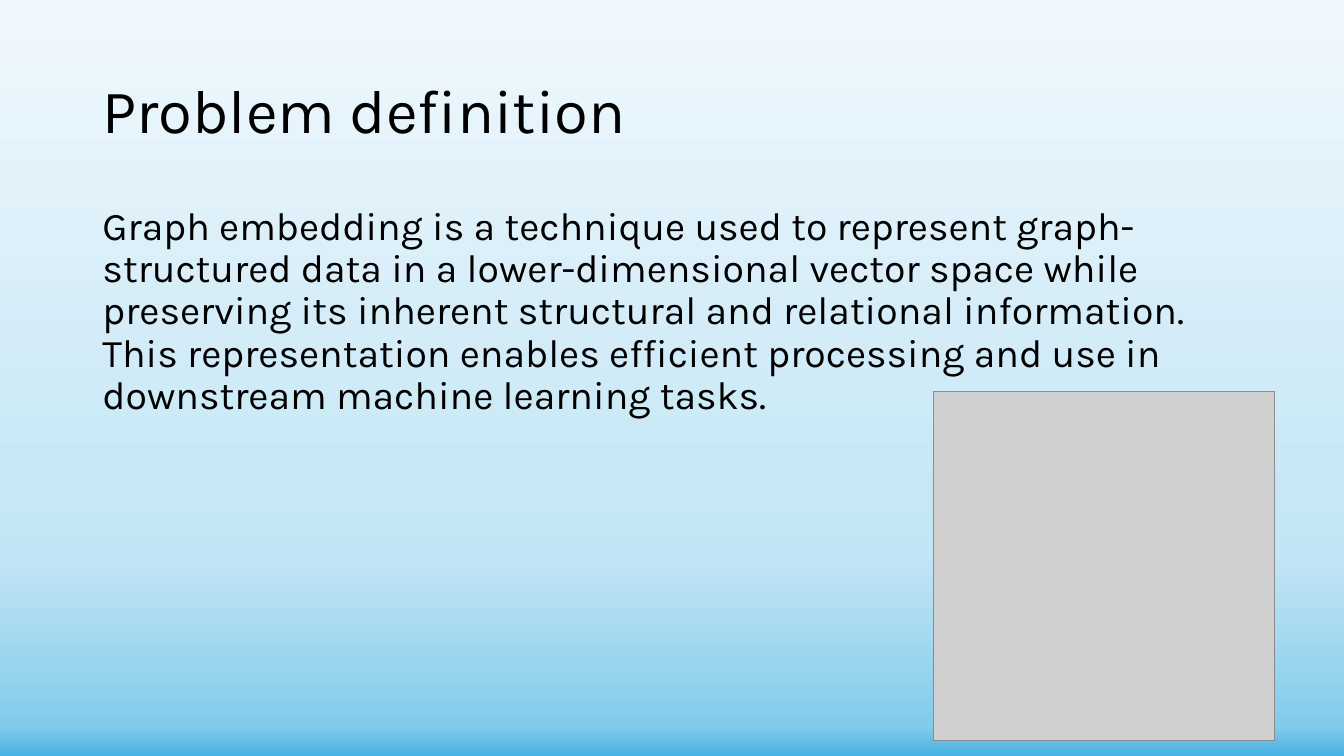
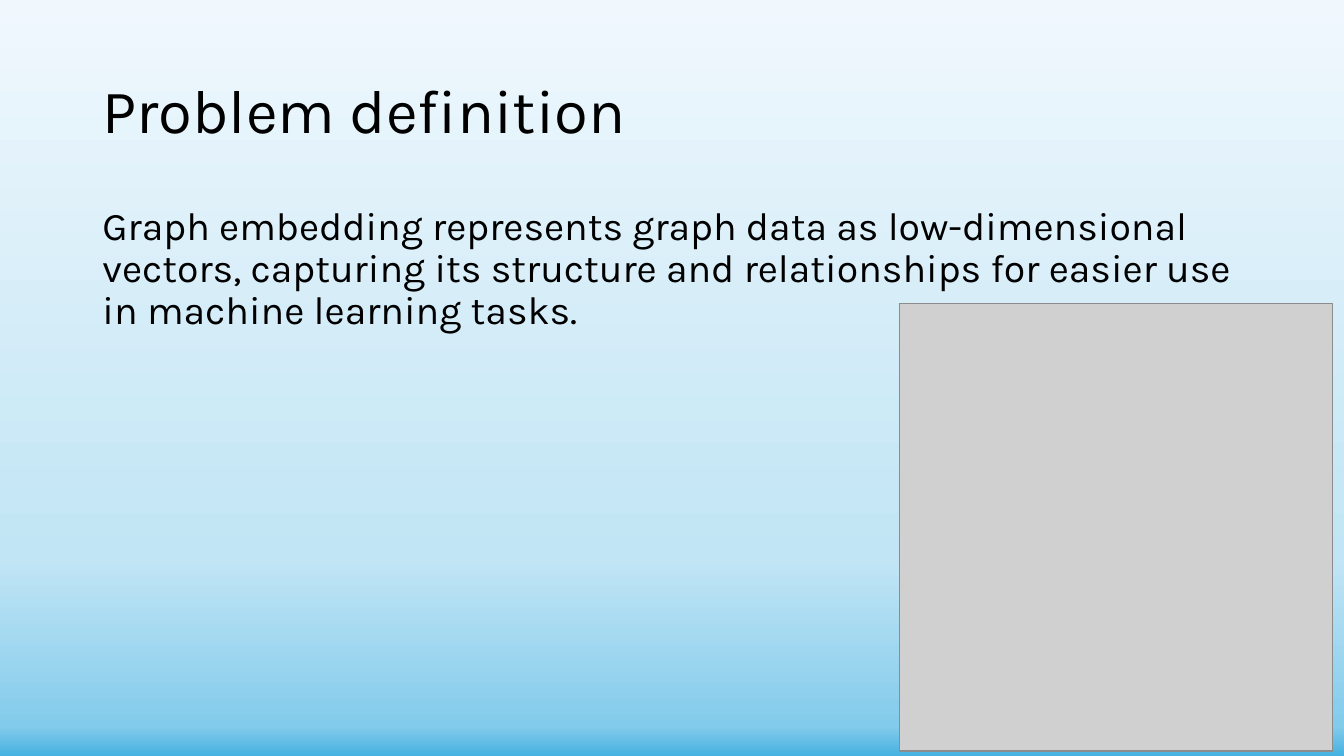
Before and after one commit to shachar700/Graph-Embedding, a slide deck: slide 3 of doc/Graph-Embedding Presentation.pptx. Drawn at 1344x756 pixels with LibreOffice and Linux fonts; fonts in the diff are those of the drawing; grey boxes stand for pictures. Boxes give left, top, right and bottom in pixels: in the first picture for what was removed or moved away, otherwise in the second. Text is boxed around its words. In the diff, an @@ line names an element or a change of style, - is before the commit and + after.

```diff
--- a/doc/Graph-Embedding Presentation.pptx
+++ b/doc/Graph-Embedding Presentation.pptx
@@ text at box(102, 213, 1230, 334): text changed @@
-Graph embedding is a technique used to represent graph-structured data in a lower-dimensional vector space while preserving its inherent structural and relational information.
-This representation enables efficient processing and use in downstream machine learning tasks.
+Graph embedding represents graph data as low-dimensional vectors, capturing its structure and relationships for easier use in machine learning tasks.
@@ picture: place and size @@
-picture at box(934, 392, 1275, 741)
+picture at box(899, 303, 1333, 751)
```
Also in this commit, not shown: 11 other slides changed, 1 other file.
